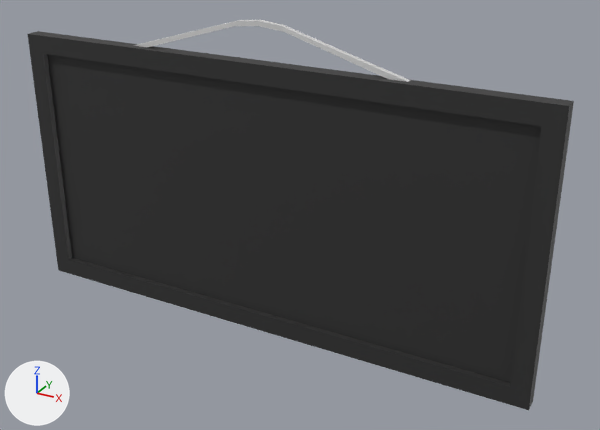
An edit to the FBX model Final project/Frame3.fbx, drawn before and after from the same camera.
Both versions are drawn from a camera (50 mm lens) standing at (1.83, -4.63, 2.27) and looking at (-0.72, 0.0, -0.05). Lighting does not change. The marker at lower left points along +X, +Y and +Z.

The first picture shows 'Frame3'.
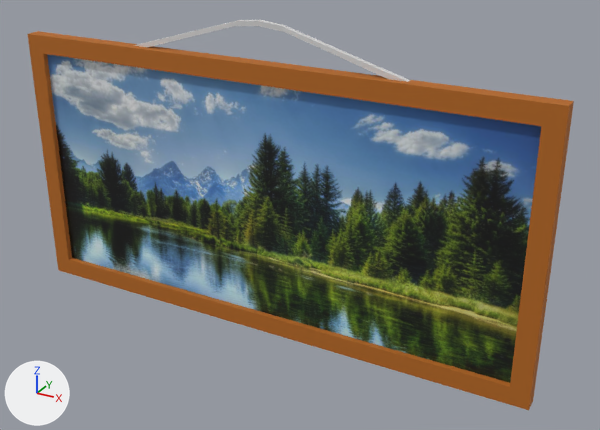
Diff of the bpy script that builds the scene:
```diff
--- a/Final project/Frame3.fbx.py
+++ b/Final project/Frame3.fbx.py
@@ img_frame3_jpg @@
+img_frame3_jpg = load_image('Frame3.jpg', 'Frame3.jpg', 1024, 512, 'sRGB')
@@ mat_frame3 @@
+mat_frame3 = principled_material('Frame3')
+mat_frame3.texture = img_frame3_jpg
@@ mat_room_floor @@
+mat_room_floor = principled_material('Room floor')
+mat_room_floor.base_color = (0.46, 0.136, 0.00995)  # orange #b56719
+mat_room_floor.roughness = 0.8
@@ me_cube_033 @@
 me_cube_033.from_pydata(...)  # 36 vertices, 32 faces; spans x -3.0..1.0, y -0.11..0.0, z -1.0..1.27
 # used by ob_frame3; location = (0.0, 0.0, 0.0)
+# me_cube_033 part 1: all 3 faces centred in x -3.0..-2.86, y -0.11..-0.06, z 0.0 switch from mat_black (black #2f2f2f) to mat_room_floor (orange #b56719)
+# me_cube_033 part 2: all 3 faces centred in x -1.0, y -0.11..-0.06, z -1.0..-0.86 switch from mat_black (black #2f2f2f) to mat_room_floor (orange #b56719)
+# me_cube_033 part 3: all 3 faces centred in x -1.0, y -0.11..-0.06, z 0.86..1.0 switch from mat_black (black #2f2f2f) to mat_room_floor (orange #b56719)
+# me_cube_033 part 4: all 3 faces centred in x 0.86..1.0, y -0.11..-0.06, z 0.0 switch from mat_black (black #2f2f2f) to mat_room_floor (orange #b56719)
+# me_cube_033 part 5: texture (UV) coordinates of 1 of 32 faces, centred in x -1.0, y -0.07, z 0.0, changed; they spanned u 0.39..0.61, v 0.77..0.98 and now span u 0.0..1.0, v 0.0..1.0
 me_cube_033.materials.append(mat_room_base)
+me_cube_033.materials.append(mat_frame3)  # picture img_frame3_jpg
```

Boxes [x1, y1, x2, y2] around the edits, measured in the pictures (600 x 430 px):
'Frame3', recoloured, surface changed: [28, 31, 574, 410] in both
part 1 of me_cube_033, recoloured (black to brown): [28, 35, 72, 270] in both
part 2 of me_cube_033, recoloured (black to brown): [59, 258, 528, 410] in both
part 3 of me_cube_033, recoloured (black to brown): [28, 31, 573, 126] in both
part 4 of me_cube_033, recoloured (black to brown): [510, 101, 574, 410] in both
part 5 of me_cube_033, surface changed: [47, 54, 541, 383] in both
